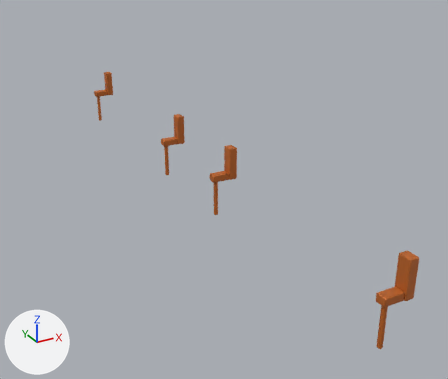
The glTF model game/assets/models/green_stacker/stacker_layer_stops.glb, before and after one commit.
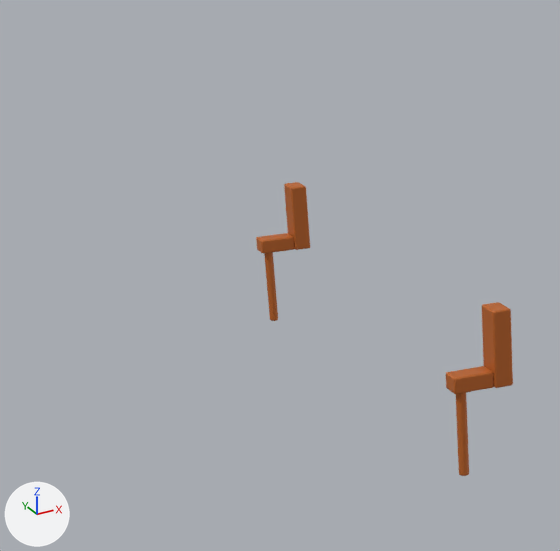
Each version is shown whole from a 50 mm lens placed at (27.78, -2.43, 3.61), pointed at (29.25, 0.23, 2.28), then close up on the part from 1% to 45% of the width and 2% to 53% of the height. Arrows for +X, +Y and +Z are at lower left; the lights stay in place. The first two pictures are the older version. Vertices at exactly the same position are counted once.

Objects in the first close-up: 'LayerStops'.
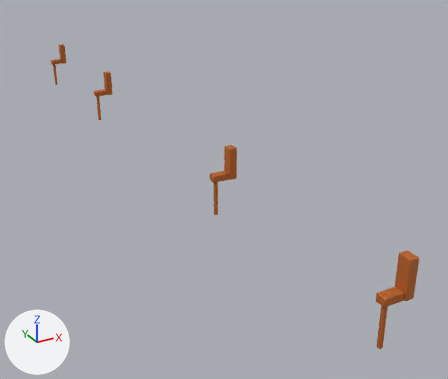
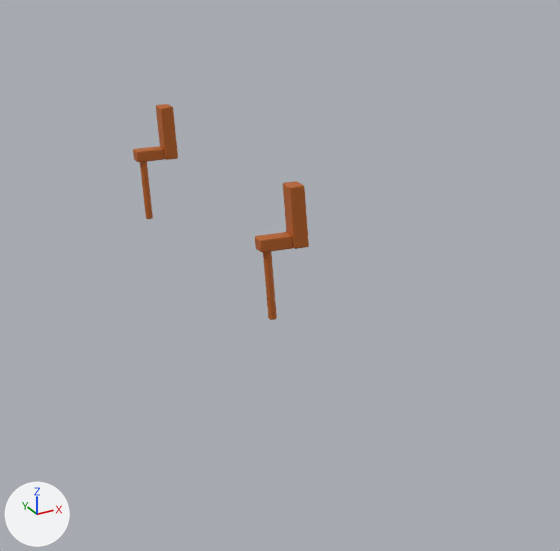
The newer file is also turned or shifted as a whole; pictures and numbers use the older file's frame.

Changed parts and their boxes (x1, y1, x2, y2) in the close-ups (560 x 551 px; the box of a moved part takes in the faces that stretch with it):
'LayerStops', reshaped: before (256, 182, 513, 476); after (133, 104, 309, 320)
part 1 of me_layerstops, moved or reshaped: before (284, 182, 310, 250); after (156, 104, 178, 160)
part 2 of me_layerstops, moved or reshaped: before (256, 233, 294, 254); after (133, 146, 165, 162)
part 3 of me_layerstops, moved or reshaped: before (482, 302, 513, 388); after (283, 181, 309, 249)
part 4 of me_layerstops, moved or reshaped: before (264, 252, 278, 321); after (140, 161, 153, 219)
part 5 of me_layerstops, moved or reshaped: before (446, 366, 493, 394); after (255, 232, 293, 253)
part 6 of me_layerstops, moved or reshaped: before (456, 392, 469, 476); after (263, 251, 277, 320)

The change, as a list of edits to the scene's bpy script:
```text
Change me_layerstops:
    used by ob_layerstops; location = (0.0, 0.0, 0.0)
    remove me_layerstops.from_pydata(...)  # 896 vertices, 1744 faces; spans x 28.91..29.02, y -1.33..1.33, z 2.42..2.72
    add me_layerstops.from_pydata(...)  # 896 vertices, 1744 faces; spans x 28.91..29.02, y -1.33..2.39, z 2.42..2.72
    me_layerstops part 1: the loose piece of 56 vertices spanning x 28.99..29.02, y 1.28..1.33, z 2.58..2.72 is moved by (0.0, 1.06, 0.0)
    me_layerstops part 2: the loose piece of 56 vertices spanning x 28.91..28.99, y 1.29..1.33, z 2.58..2.61 is moved by (0.0, 1.06, 0.0)
    me_layerstops part 3: the loose piece of 56 vertices spanning x 28.99..29.02, y 0.23..0.28, z 2.58..2.72 is moved by (0.0, 1.06, 0.0)
    me_layerstops part 4: the loose piece of 112 vertices spanning x 28.93..28.94, y 1.3..1.32, z 2.42..2.58 is moved by (0.0, 1.06, 0.0)
    me_layerstops part 5: the loose piece of 56 vertices spanning x 28.91..28.99, y 0.24..0.28, z 2.58..2.61 is moved by (0.0, 1.06, 0.0)
    me_layerstops part 6: the loose piece of 112 vertices spanning x 28.93..28.94, y 0.25..0.27, z 2.42..2.58 is moved by (0.0, 1.06, 0.0)
```
